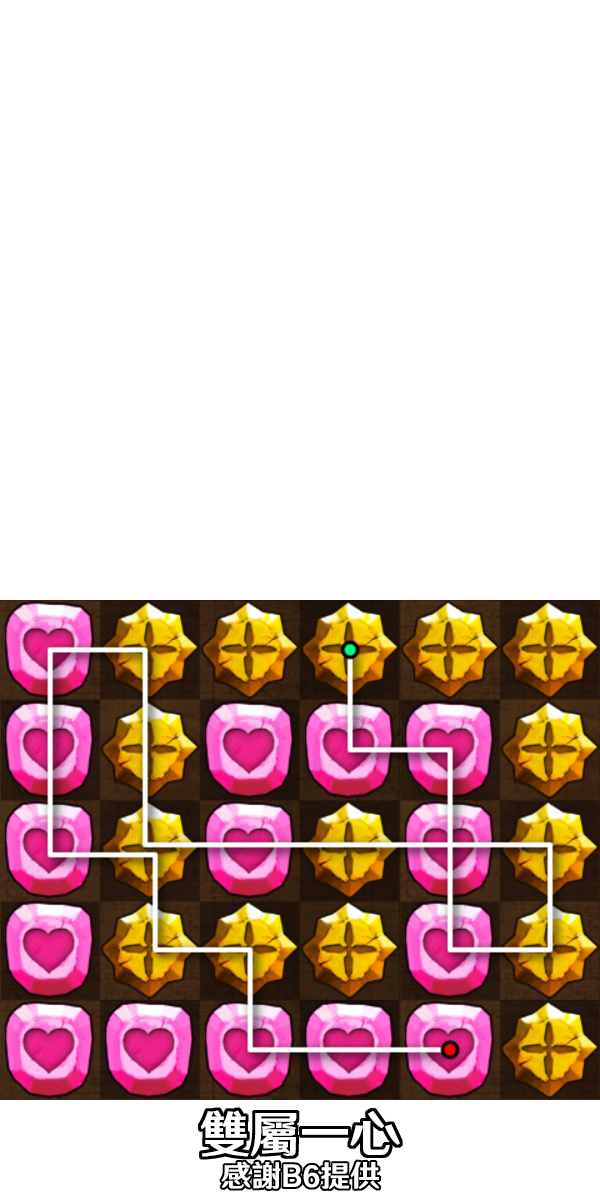
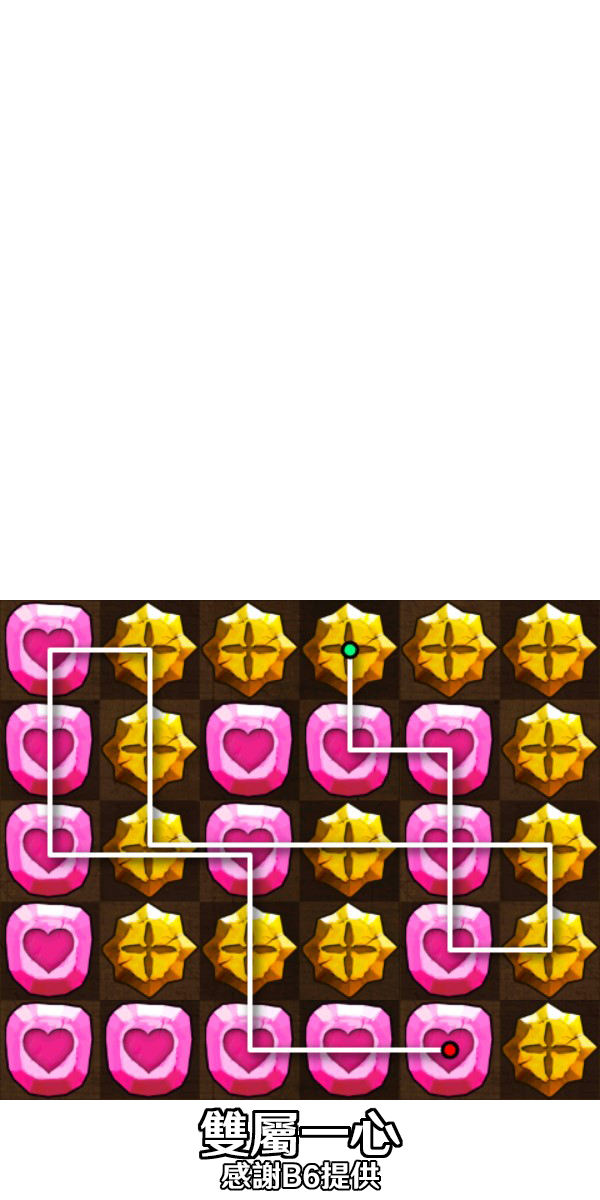
Two versions of the same layered image (600x1200). Layer-by-layer changes:
renamed "未命名" to "未命名 - 1", moved it above "圖層 2", painted on it over (x1=0, y1=600, x2=600, y2=1100)
